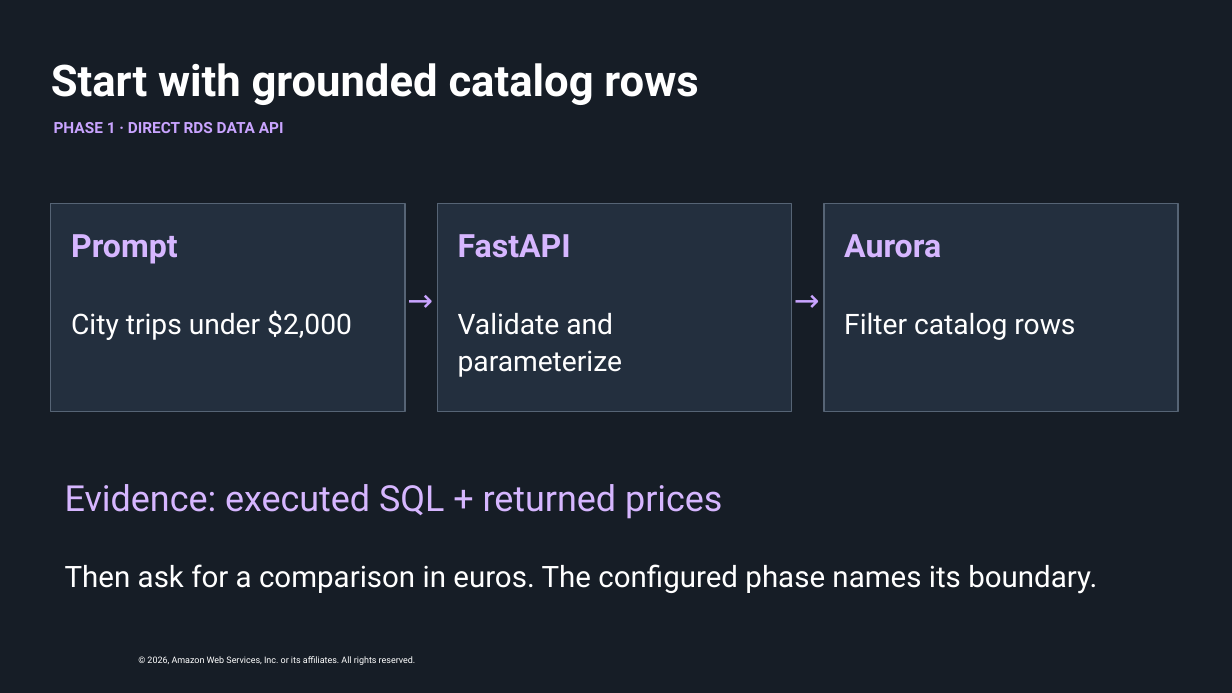
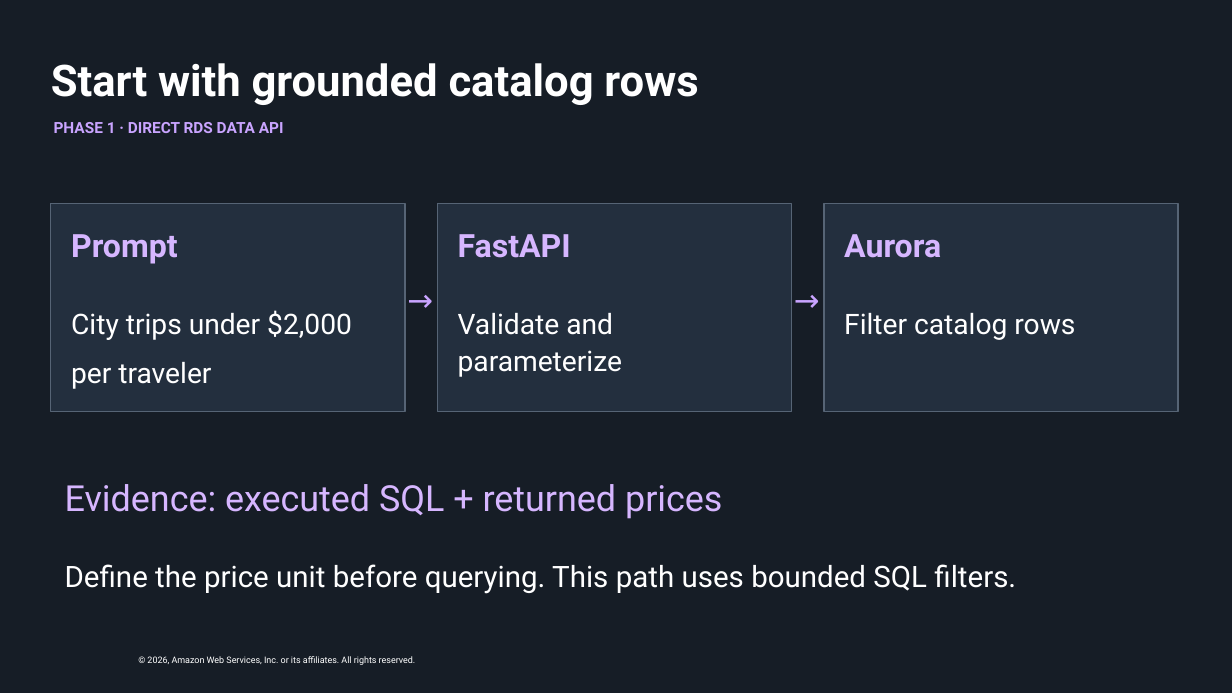
Before and after one commit to aws-samples/sample-stateful-agentic-ai-workflows-aurora-mcp-agentcore, a slide deck: slide 5 of meridian/docs/presentation/Meridian-reInvent-chalk-talk.pptx. Drawn at 1232x693 pixels with LibreOffice and Linux fonts; fonts in the diff are those of the drawing; background and template pictures are left out. Boxes give left, top, right and bottom in pixels: in the first picture for what was removed or moved away, otherwise in the second. Text is boxed around its words. In the diff, an @@ line names an element or a change of style, - is before the commit and + after.

```diff
--- a/meridian/docs/presentation/Meridian-reInvent-chalk-talk.pptx
+++ b/meridian/docs/presentation/Meridian-reInvent-chalk-talk.pptx
@@ text at box(71, 362, 211, 389): paragraph added @@
+per traveler
@@ text at box(65, 564, 1016, 594): text changed @@
-Then ask for a comparison in euros. The configured phase names its boundary.
+Define the price unit before querying. This path uses bounded SQL filters.
```
Also in this commit, not shown: 4 other slides changed, 42 other files.
